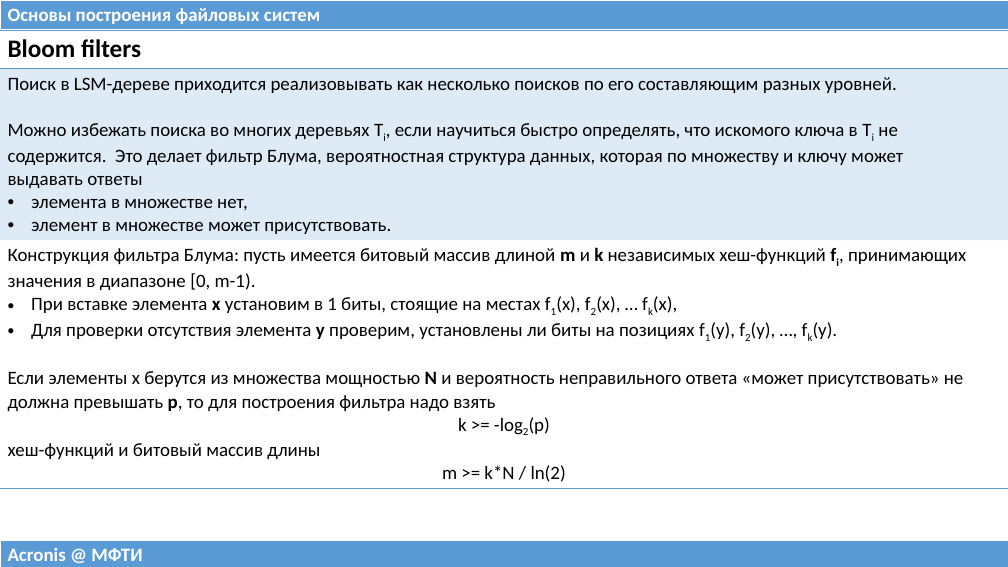
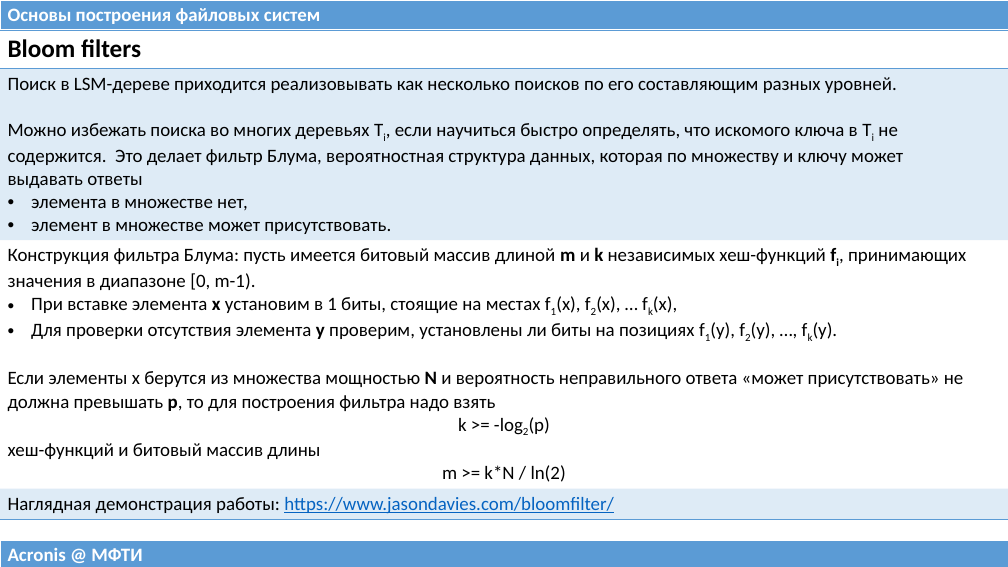
Before and after one commit to 75cc8545e7b021ed280ed0ef99fc7fc4/filesystems-101, a slide deck: slide 21 of talks/src/class05.pptx (slide 20 before the commit). Drawn at 1008x567 pixels with LibreOffice and Linux fonts; fonts in the diff are those of the drawing. Boxes give left, top, right and bottom in pixels: in the first picture for what was removed or moved away, otherwise in the second. Text is boxed around its words. In the diff, an @@ line names an element or a change of style, - is before the commit and + after.

```diff
--- a/talks/src/class05.pptx
+++ b/talks/src/class05.pptx
@@ table at <box>0,30,1008,518</box> @@
+row 4: Наглядная демонстрация работы: https://www.jasondavies.com/bloomfilter/
```
Also in this commit, not shown: 2 other slides changed, 1 slide added, 1 slide removed, 7 other files.
